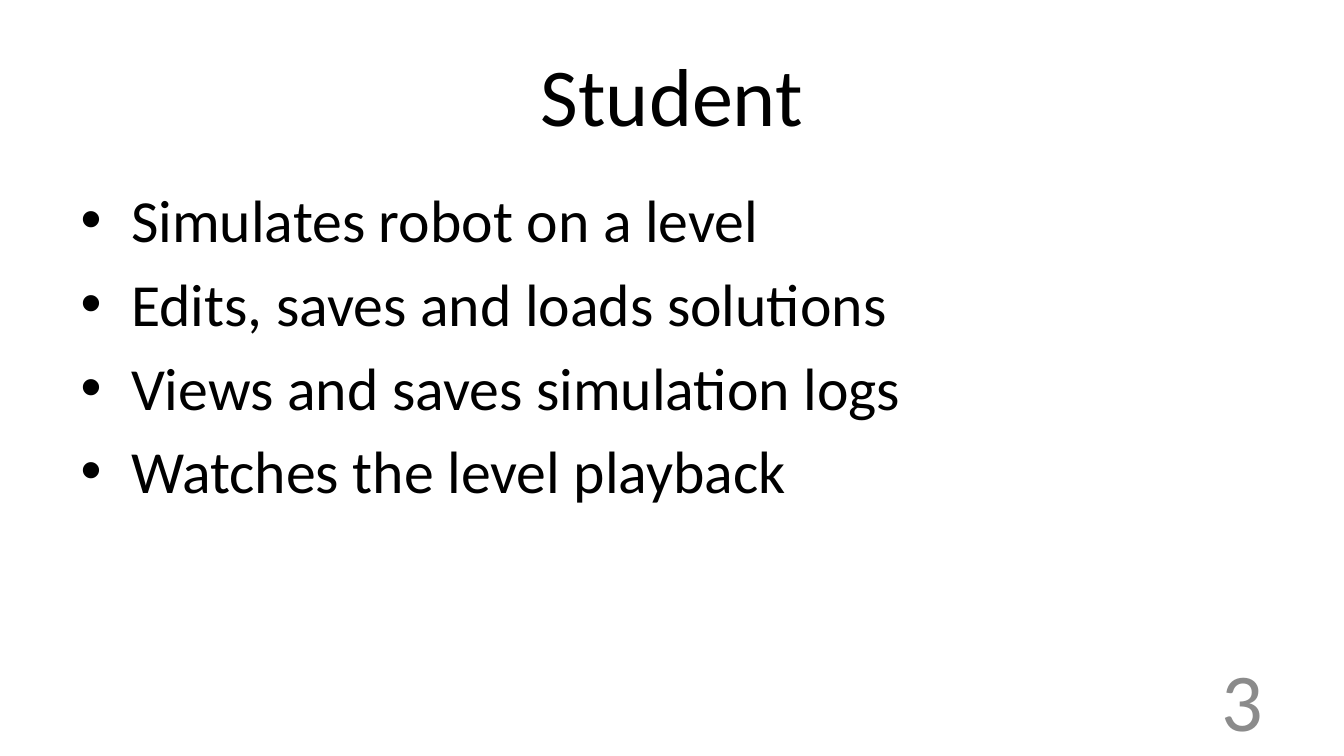
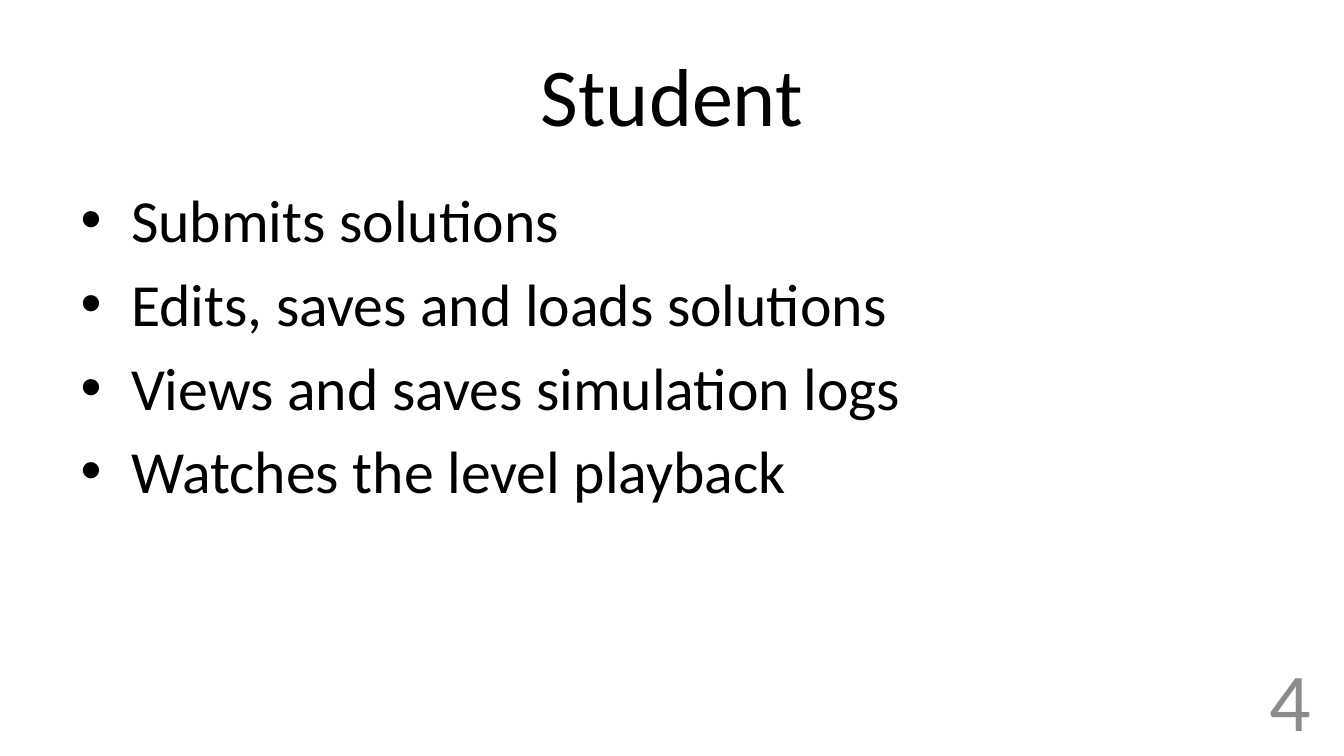
Before and after one commit to shiftuya/Robots, a slide deck: slide 4 of presentation.pptx (slide 3 before the commit). Drawn at 1344x756 pixels with LibreOffice and Linux fonts; fonts in the diff are those of the drawing. Boxes give left, top, right and bottom in pixels: in the first picture for what was removed or moved away, otherwise in the second. Text is boxed around its words. In the diff, an @@ line names an element or a change of style, - is before the commit and + after.

```diff
--- a/presentation.pptx
+++ b/presentation.pptx
@@ text at bbox=[131, 200, 558, 243]: text changed @@
-• Simulates robot on a level
+• Submits solutions
@@ page number at bbox=[1269, 678, 1311, 731]: text changed @@
-3
+4
```
Also in this commit, not shown: 3 other slides changed, 9 slides added, 11 slides removed.
